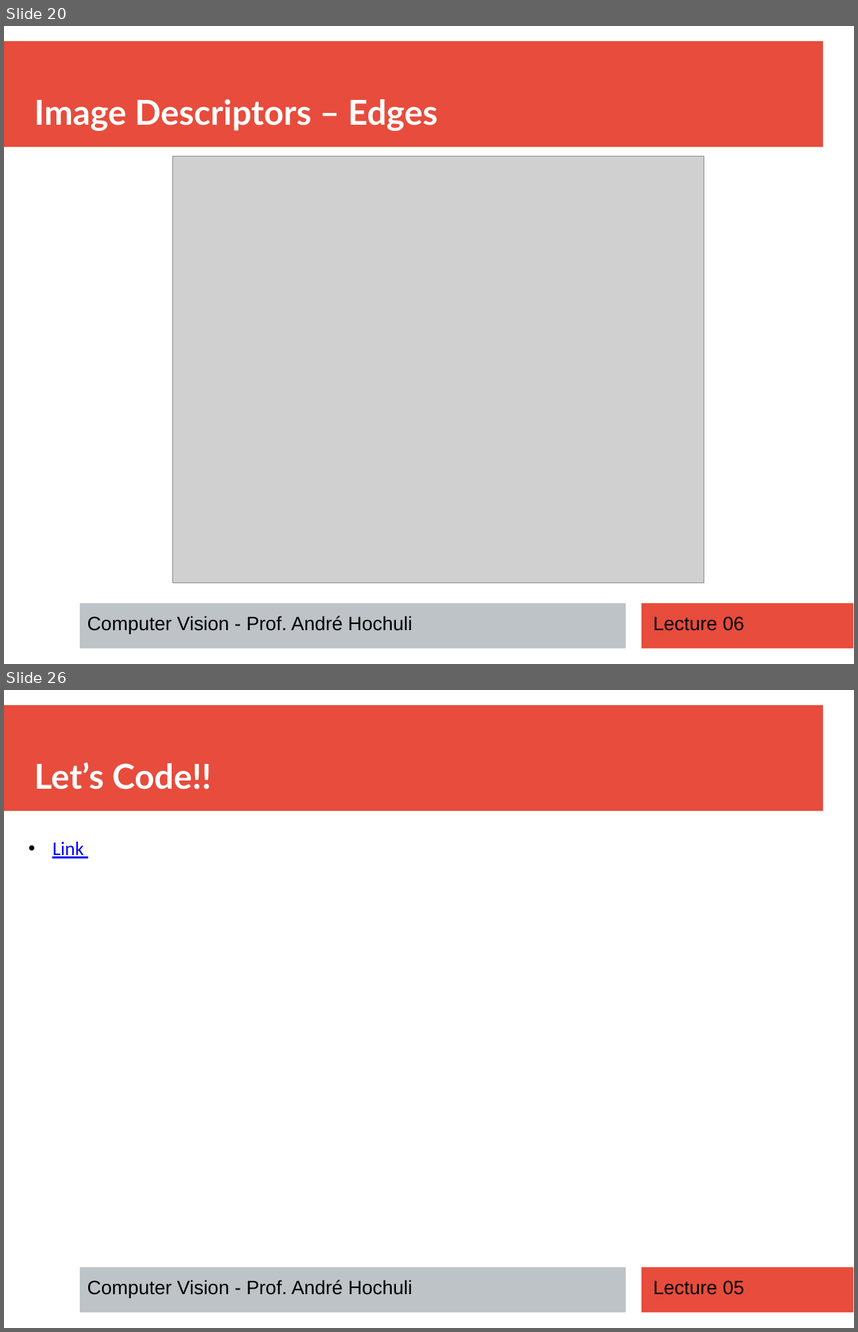
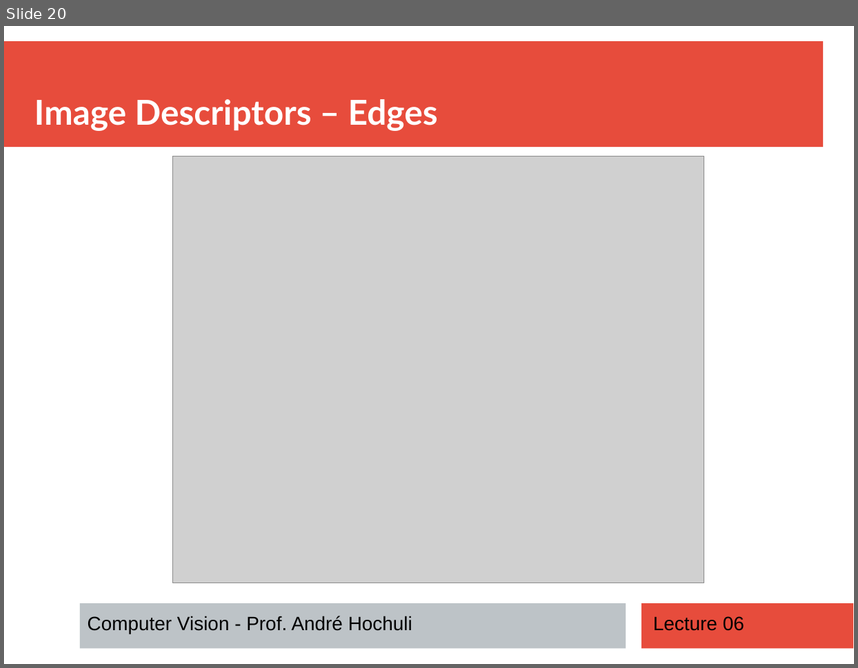
Before and after one commit to andrehochuli/teaching, a slide deck: ComputerVision/Lecture 05 - Feature Extraction/Lecture 05 - Feature Extraction.pptx. Shown one above the other, each under a label of ours: slides 20 and 26 before the commit, slide 20 after it; the slides between them are not shown. The pictures are 858x1332 and 858x668 pixels, drawn with LibreOffice and Linux fonts; fonts in the diff are those of the drawing; grey boxes stand for pictures. Boxes give left, top, right and bottom in pixels: in the first picture for what was removed or moved away, otherwise in the second. Text is boxed around its words. In the diff, an @@ line names an element or a change of style, - is before the commit and + after.

```diff
--- a/ComputerVision/Lecture 05 - Feature Extraction/Lecture 05 - Feature Extraction.pptx
+++ b/ComputerVision/Lecture 05 - Feature Extraction/Lecture 05 - Feature Extraction.pptx
@@ slide 26 removed at <box>4,690,854,1328</box>, background #FFFFFF; not listed: 3 template elements that a slide beside it also shows @@
@@ text removed at <box>34,762,212,789</box> @@
-Let’s Code!!
@@ text removed at <box>52,841,83,858</box> @@
-• Link
@@ text removed at <box>87,1279,412,1297</box> @@
-Computer Vision - Prof. André Hochuli
@@ text removed at <box>653,1280,744,1294</box> @@
-Lecture 05
```
Also in this commit, not shown: 6 slides changed, 1 other file.
